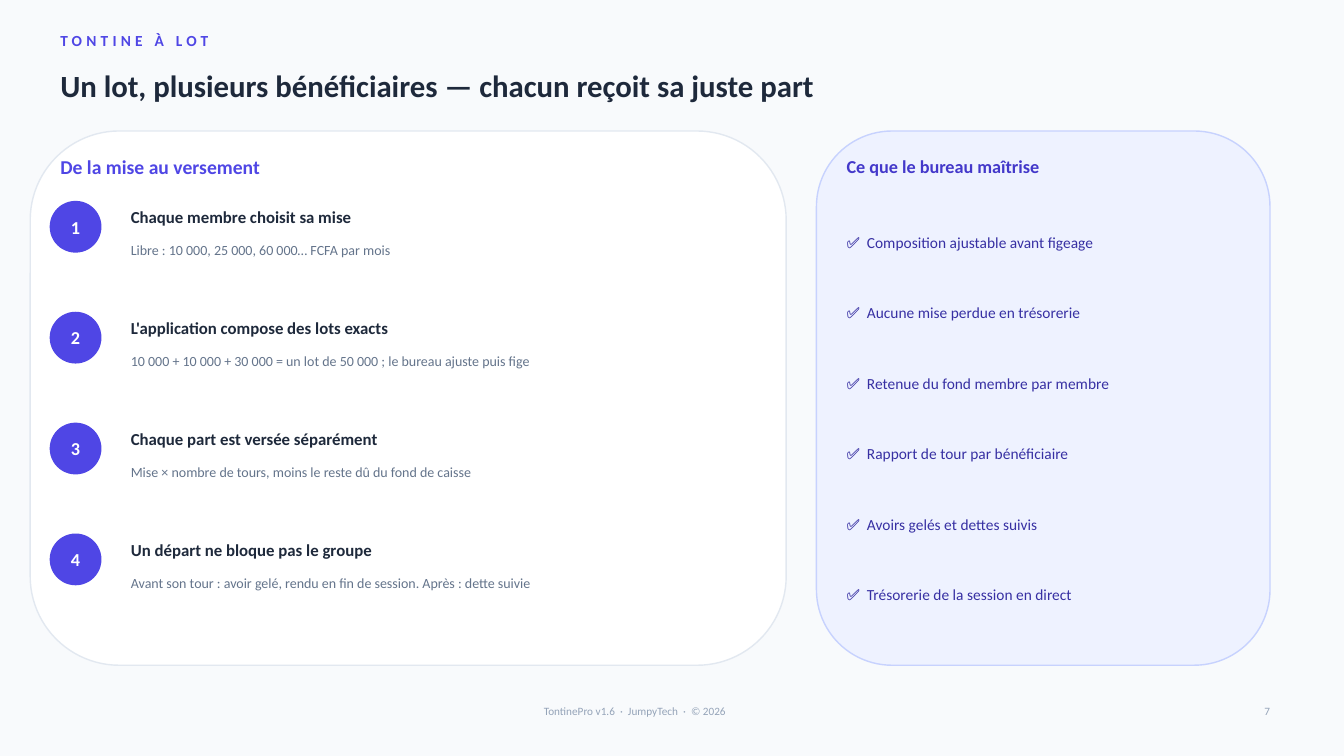
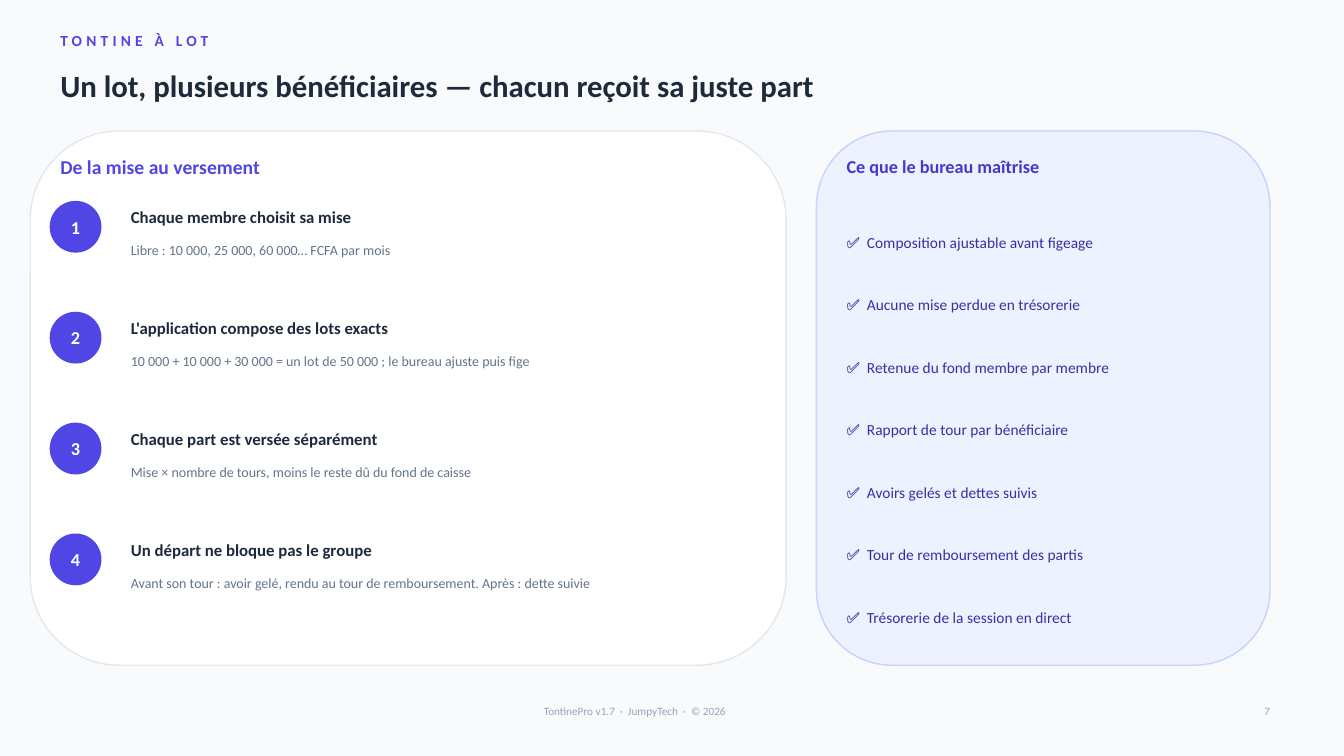
Before and after one commit to poudjoum/tontinepro, a slide deck: slide 7 of tontinepro-frontend/public/docs/TontinePro-Presentation.pptx. Drawn at 1344x756 pixels with LibreOffice and Linux fonts; fonts in the diff are those of the drawing. Boxes give left, top, right and bottom in pixels: in the first picture for what was removed or moved away, otherwise in the second. Text is boxed around its words. In the diff, an @@ line names an element or a change of style, - is before the commit and + after.

Commit message:
docs: guide, presentation et PPTX v1.7 (tour de remboursement, depart en session pas figee, montant remis, correction et avance sur un tour)

```diff
--- a/tontinepro-frontend/public/docs/TontinePro-Presentation.pptx
+++ b/tontinepro-frontend/public/docs/TontinePro-Presentation.pptx
@@ text "✅ Aucune mise perdue en ...": place and size @@
-text "✅ Aucune mise perdue en ..." at bbox=[867, 307, 1080, 321]
+text "✅ Aucune mise perdue en ..." at bbox=[867, 299, 1080, 313]
@@ text "✅ Retenue du fond membre ...": place and size @@
-text "✅ Retenue du fond membre ..." at bbox=[867, 378, 1109, 392]
+text "✅ Retenue du fond membre ..." at bbox=[867, 362, 1109, 376]
@@ text "✅ Rapport de tour par ...": place and size @@
-text "✅ Rapport de tour par ..." at bbox=[867, 448, 1068, 462]
+text "✅ Rapport de tour par ..." at bbox=[867, 424, 1068, 438]
@@ text "✅ Avoirs gelés et dettes ...": place and size @@
-text "✅ Avoirs gelés et dettes ..." at bbox=[867, 519, 1037, 533]
+text "✅ Avoirs gelés et dettes ..." at bbox=[867, 487, 1037, 501]
@@ text added at bbox=[867, 549, 1083, 563], 11 pt, text #3730A3 @@
+✅ Tour de remboursement des partis
@@ text at bbox=[131, 578, 590, 591]: text changed @@
-Avant son tour : avoir gelé, rendu en fin de session. Après : dette suivie
+Avant son tour : avoir gelé, rendu au tour de remboursement. Après : dette suivie
@@ text "✅ Trésorerie de la session ...": place and size @@
-text "✅ Trésorerie de la session ..." at bbox=[867, 589, 1071, 600]
+text "✅ Trésorerie de la session ..." at bbox=[867, 612, 1071, 623]
@@ text at bbox=[544, 707, 726, 717]: text changed @@
-TontinePro v1.6 · JumpyTech · © 2026
+TontinePro v1.7 · JumpyTech · © 2026
```
Also in this commit, not shown: 7 other slides changed, 5 other files.
